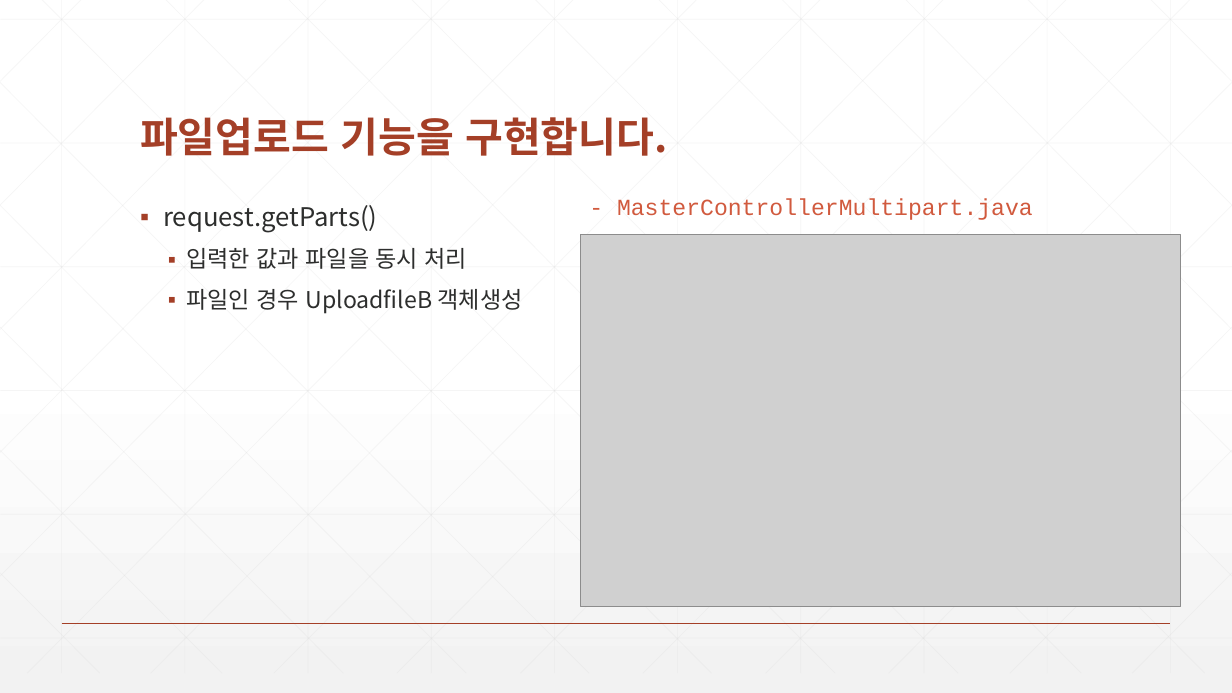
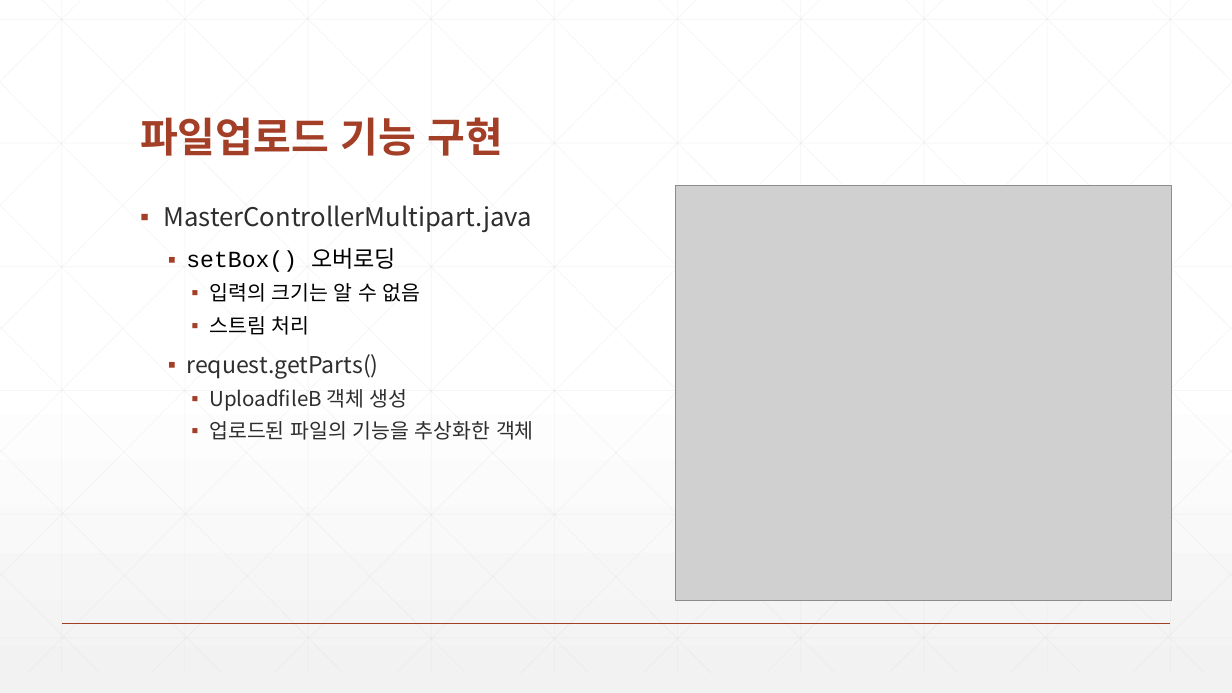
Before and after one commit to zeroshift01/code5, a slide deck: slide 4 of inflearn01/doc/심화_파일업로드기능을구현합니다.pptx (slide 3 before the commit). Drawn at 1232x693 pixels with LibreOffice and Linux fonts; fonts in the diff are those of the drawing; grey boxes stand for pictures. Boxes give left, top, right and bottom in pixels: in the first picture for what was removed or moved away, otherwise in the second. Text is boxed around its words. In the diff, an @@ line names an element or a change of style, - is before the commit and + after.

```diff
--- a/inflearn01/doc/심화_파일업로드기능을구현합니다.pptx
+++ b/inflearn01/doc/심화_파일업로드기능을구현합니다.pptx
@@ title at (140,117,504,156): text changed @@
-파일업로드 기능을 구현합니다.
+파일업로드 기능 구현
@@ text at (163,205,532,335): paragraphs added @@
+▪ MasterControllerMultipart.java
+  ▪ setBox() 오버로딩
+    ▪ 입력의 크기는 알 수 없음
+    ▪ 스트림 처리
@@ text removed at (617,199,1033,220) @@
-- MasterControllerMultipart.java
@@ picture: place and size @@
-picture at (580,235,1181,606)
+picture at (676,186,1172,601)
@@ text at (186,354,378,378): size 20 to 18 pt in "request.getParts()"; list level 1 to 2 in "request.getParts()" @@
@@ text at (209,389,534,440): text changed; size 18 to 16 pt @@
-  ▪ 입력한 값과 파일을 동시 처리
-  ▪ 파일인 경우 UploadfileB 객체생성
+    ▪ UploadfileB 객체 생성
+    ▪ 업로드된 파일의 기능을 추상화한 객체
```
Also in this commit, not shown: 4 other slides changed, 6 slides added, 2 slides removed, 5 other files.
